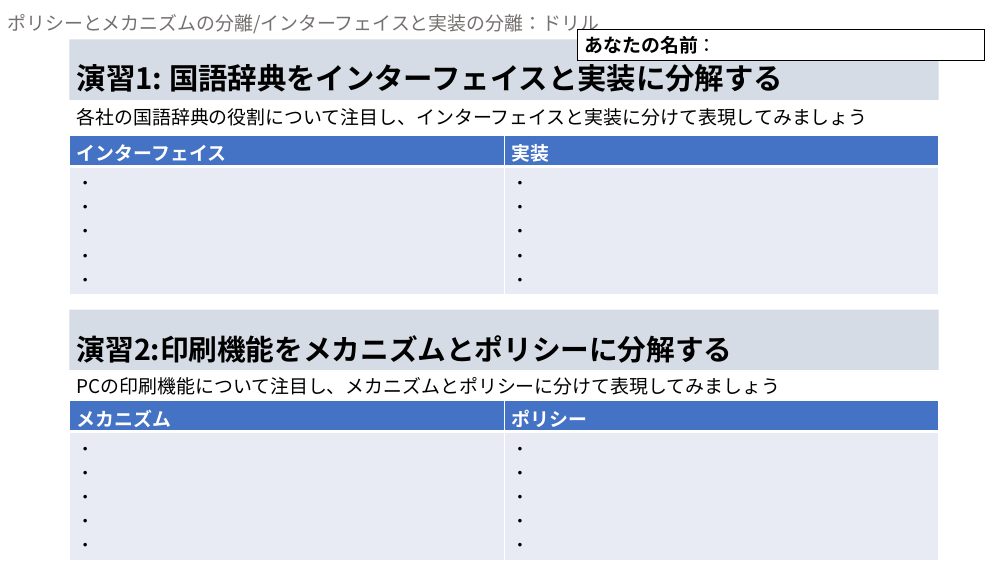
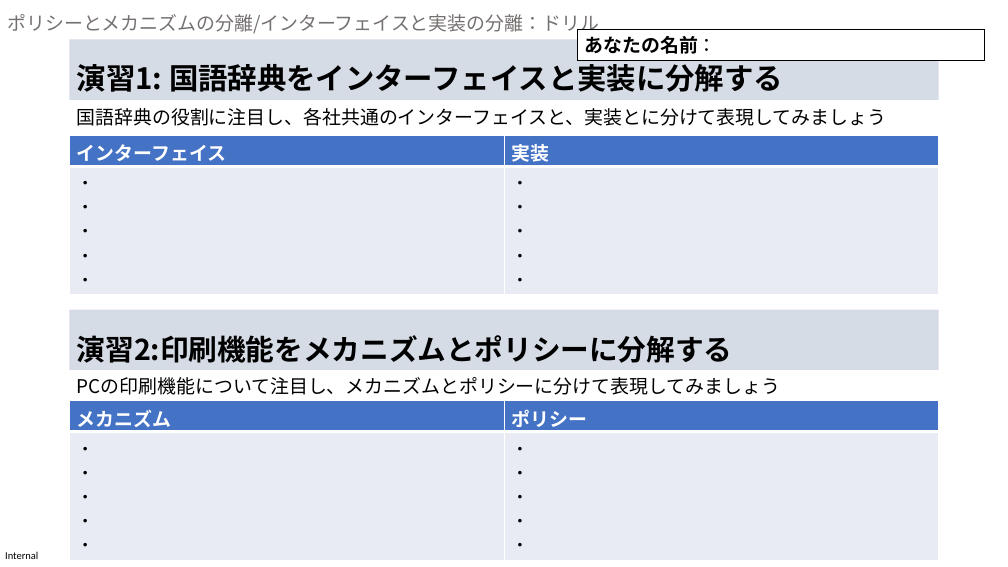
Before and after one commit to hirohitokato/DesigningKatas, a slide deck: slide 1 of 01-basics/exercises/16-segmentation_principles.pptx. Drawn at 1008x567 pixels with LibreOffice and Linux fonts; fonts in the diff are those of the drawing. Boxes give left, top, right and bottom in pixels: in the first picture for what was removed or moved away, otherwise in the second. Text is boxed around its words. In the diff, an @@ line names an element or a change of style, - is before the commit and + after.

```diff
--- a/01-basics/exercises/16-segmentation_principles.pptx
+++ b/01-basics/exercises/16-segmentation_principles.pptx
@@ text at [77, 108, 887, 126]: text changed @@
-各社の国語辞典の役割について注目し、インターフェイスと実装に分けて表現してみましょう
+国語辞典の役割に注目し、各社共通のインターフェイスと、実装とに分けて表現してみましょう
@@ text added at [5, 552, 38, 559], 10 pt, text #000000 @@
+Internal
```
Also in this commit, not shown: 2 other files.
